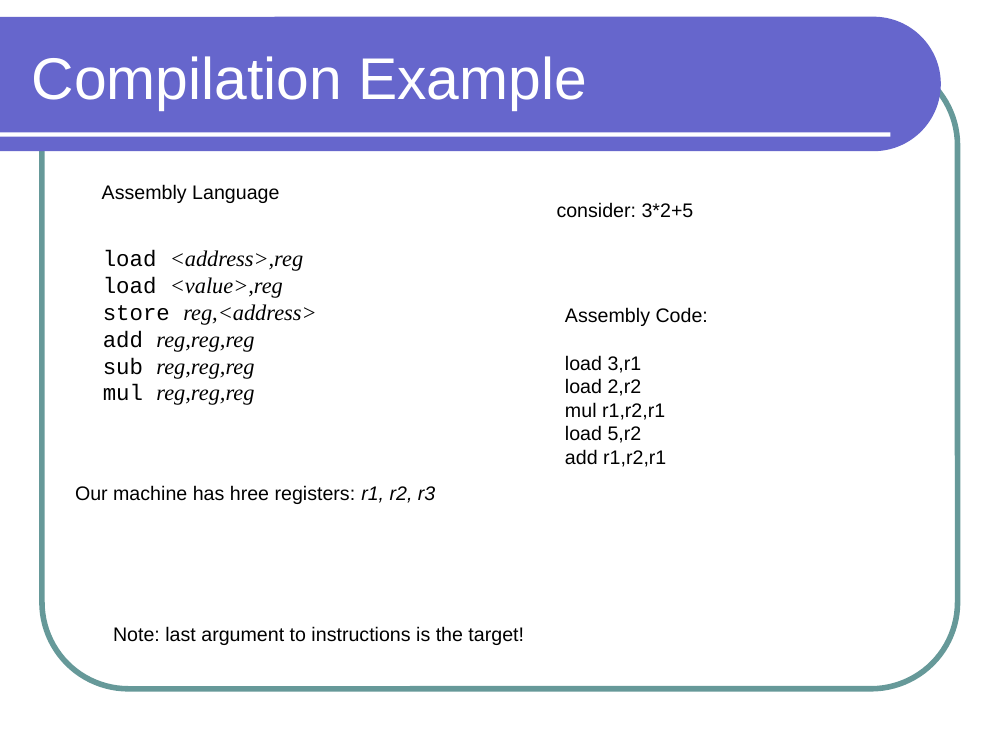
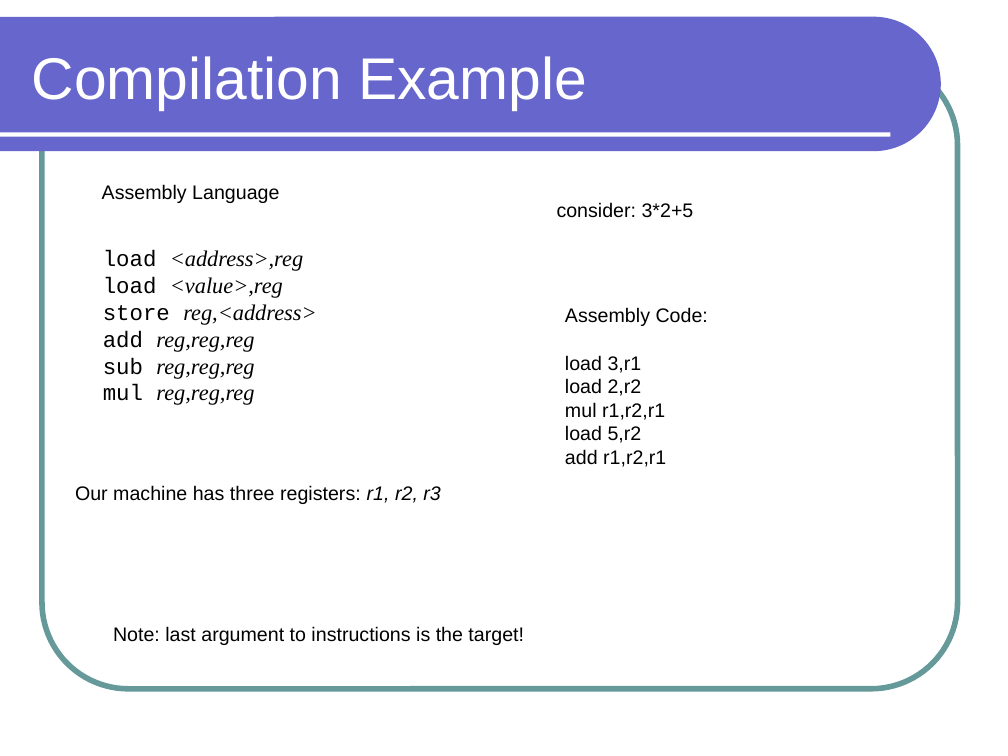
Before and after one commit to lutzhamel/CSC301, a slide deck: slide 6 of notes/csc301-ln012.ppt. Drawn at 1008x756 pixels with LibreOffice and Linux fonts; fonts in the diff are those of the drawing. Boxes give left, top, right and bottom in pixels: in the first picture for what was removed or moved away, otherwise in the second. Text is boxed around its words. In the diff, an @@ line names an element or a change of style, - is before the commit and + after.

```diff
--- a/notes/csc301-ln012.ppt
+++ b/notes/csc301-ln012.ppt
@@ text at box(75, 485, 440, 504): text changed @@
-Our machine has hree registers: r1, r2, r3
+Our machine has three registers: r1, r2, r3
```
Also in this commit, not shown: 1 other slide changed, 4 other files.
